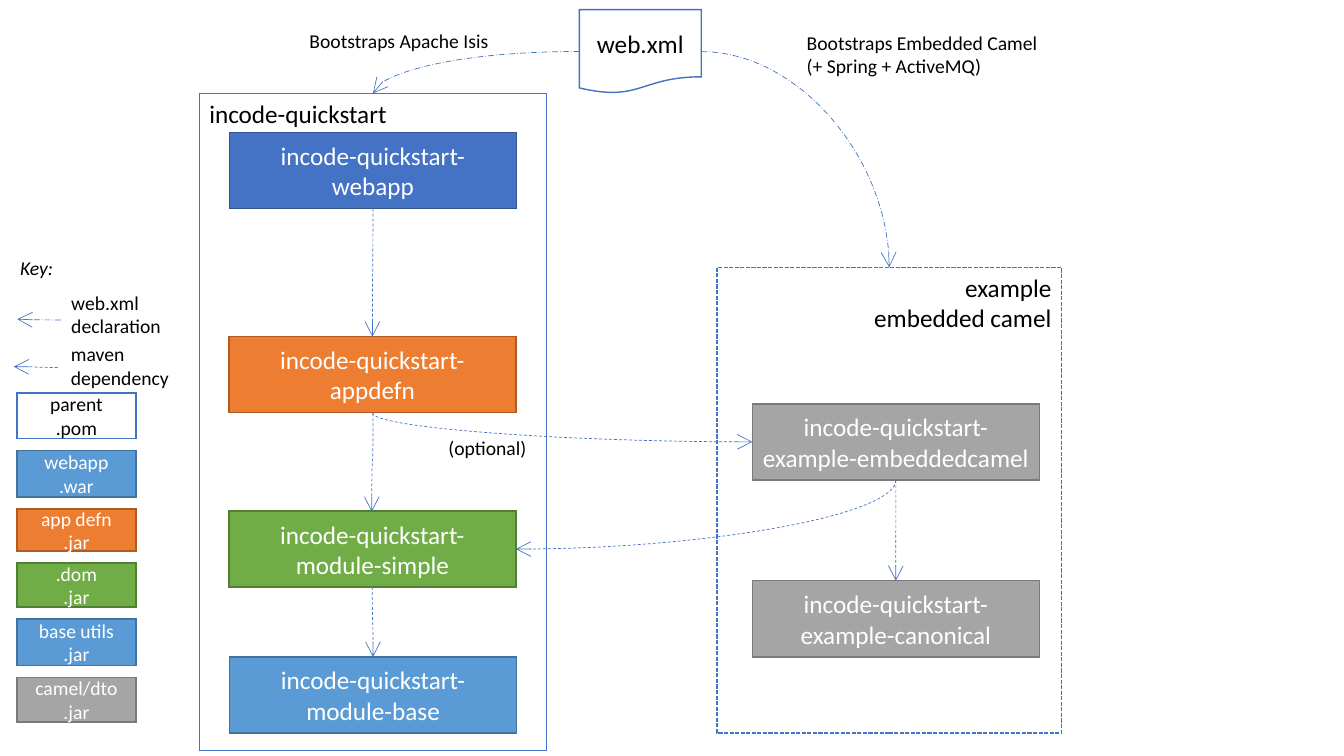
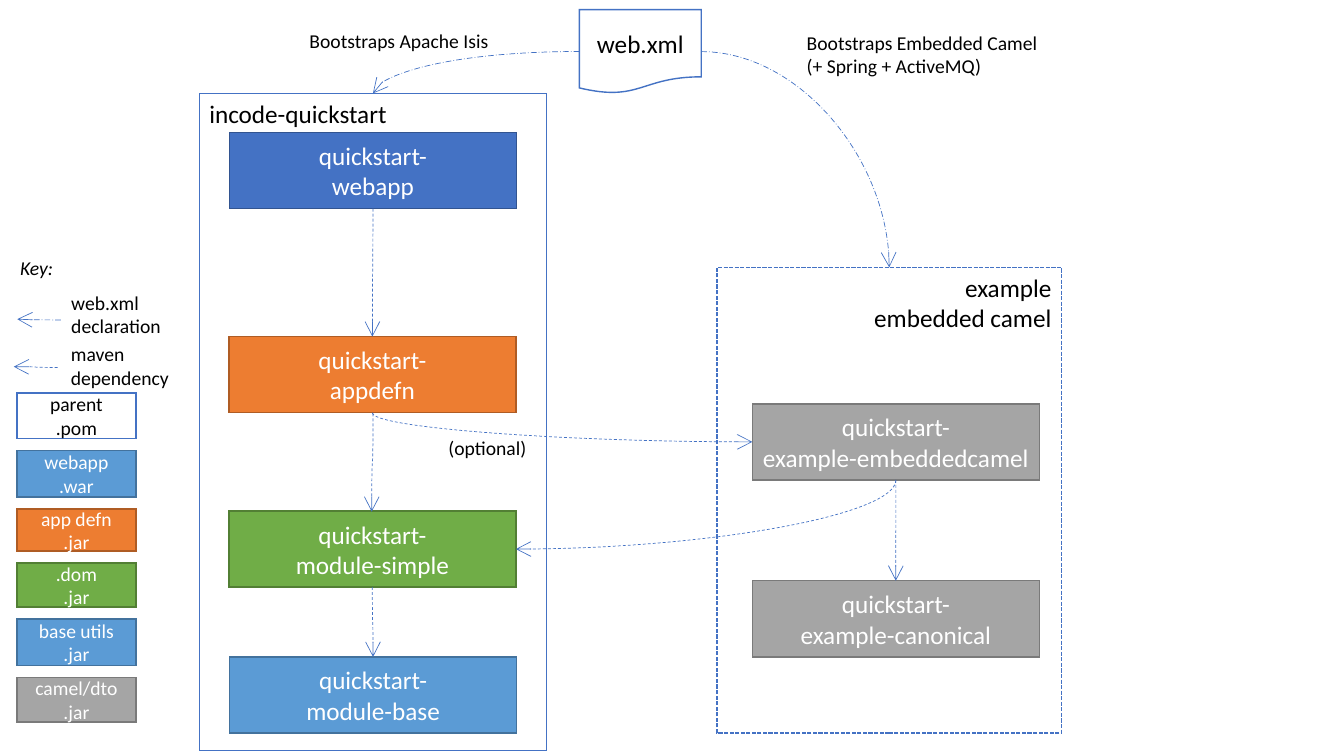
Before and after one commit to incodehq/incode-platform, a slide deck: slide 2 of adocs/documentation/src/main/asciidoc/quickstart/_images/project-structure/module-dependencies.pptx. Drawn at 1344x756 pixels with LibreOffice and Linux fonts; fonts in the diff are those of the drawing. Boxes give left, top, right and bottom in pixels: in the first picture for what was removed or moved away, otherwise in the second. Text is boxed around its words. In the diff, an @@ line names an element or a change of style, - is before the commit and + after.

```diff
--- a/adocs/documentation/src/main/asciidoc/quickstart/_images/project-structure/module-dependencies.pptx
+++ b/adocs/documentation/src/main/asciidoc/quickstart/_images/project-structure/module-dependencies.pptx
@@ text in rectangle at <box>319,147,427,169</box>: text changed @@
-incode-quickstart-
+quickstart-
@@ text in rectangle at <box>318,351,426,373</box>: text changed @@
-incode-quickstart-
+quickstart-
@@ text in rectangle at <box>842,418,950,440</box>: text changed @@
-incode-quickstart-
+quickstart-
@@ text in rectangle at <box>318,526,426,548</box>: text changed @@
-incode-quickstart-
+quickstart-
@@ text in rectangle at <box>842,595,950,617</box>: text changed @@
-incode-quickstart-
+quickstart-
@@ text in rectangle at <box>319,671,427,693</box>: text changed @@
-incode-quickstart-
+quickstart-
```
Also in this commit, not shown: 2 other slides changed, 9 other files.
